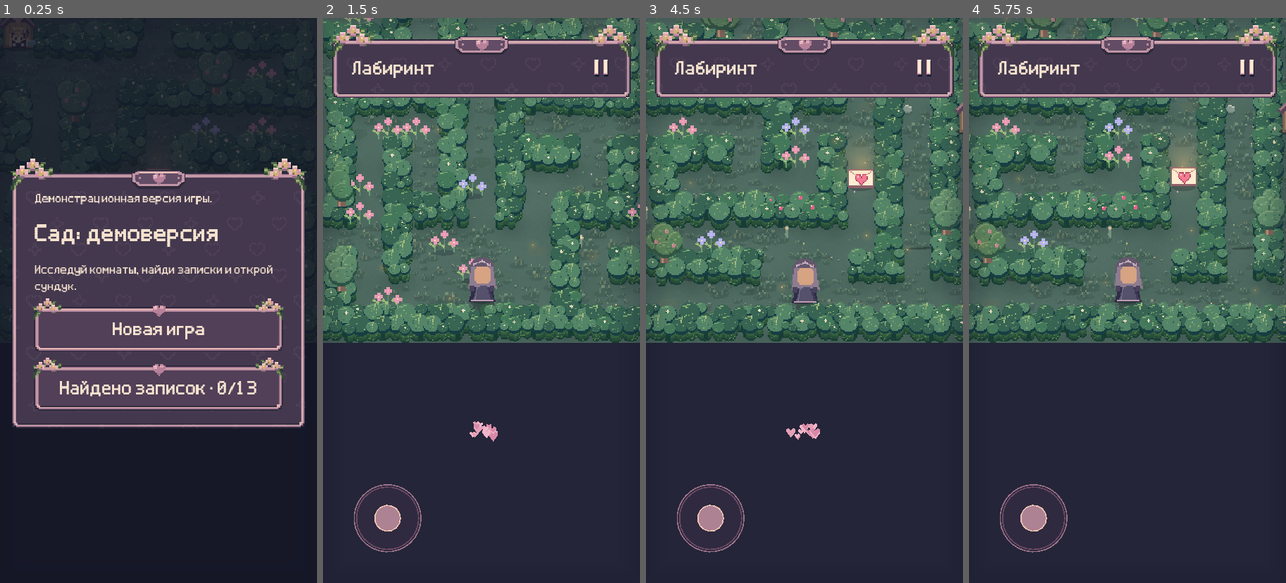
Above: before the commit, frames 1-4 (left to right).
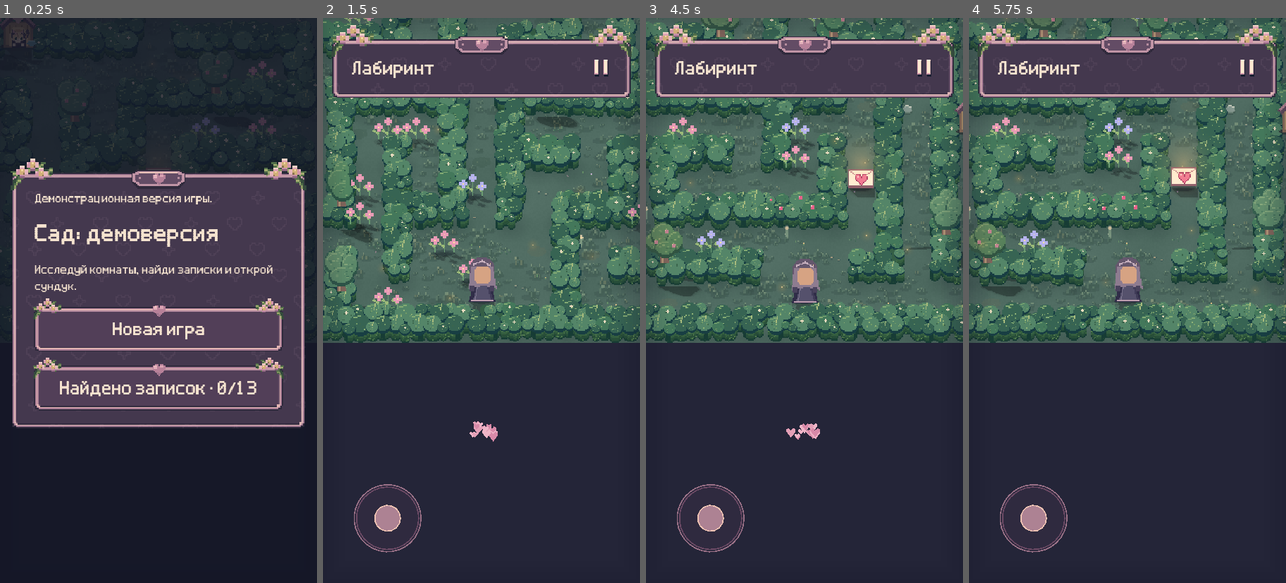
Above: after the commit, the same moments.

Repository: NQUAREx/dina-lovely
Game: Godot game, scene res://main.tscn
The game is run twice, just before and just after one commit, with the same random seed, the same clock (stepped at 60 frames per second) and the same inputs. Sound files missing from this copy of the repository are replaced by a short silence.
Inputs (mouse positions are in pixels of both pictures, inside the frame that each line leads up to):
- Up to frame 1 (0.25 s): no input
- Up to frame 2 (1.5 s): click "Новая игра" at 0.5 s; click "Пойдём" at 1.25 s
- Up to frame 3 (4.5 s): click (924, 68) at 2 s; click "Новая игра" at 2.75 s; click "Начать новую историю" at 3.5 s; click "Пойдём" at 4.25 s
- Up to frame 4 (5.75 s): move the mouse to (1197, 272) at 5.02 s; click (1197, 272) at 5.17 s

The runs differ from the first frame. In frame 2, 0.6% of the frame differs, in the area x 5-100%, y 17-48%; in frame 3, 0.4%; in frame 4, 0.4%.

Commit message:
Experiment with layered silhouette shadows and floor contact occlusion

Diff:
--- a/scripts/game.gd
+++ b/scripts/game.gd
@@ -26,6 +26,7 @@
 var companion:=preload("res://scripts/cat_companion.gd").new(self)
 var weapon_crates:=preload("res://scripts/weapon_crates.gd").new(self)
 var scene_fx:=preload("res://scripts/scene_fx.gd").new(self)
+var shadow_study:=preload("res://scripts/shadow_study.gd").new(self)
 var gate_junctions:=preload("res://scripts/gate_junctions.gd").new(self)
 var dig_quest := preload("res://scripts/dig_quest.gd").new(self)
 var note_flowers := preload("res://scripts/note_flowers.gd").new(self)
@@ -2402,6 +2403,7 @@
 	renderables.append({"kind":"player","pos":player,"id":""})
 	if not drawing_neighbor and playing and save_data.cat_tamed:renderables.append({"kind":"pet_cat","pos":companion.position,"id":"pet_cat"})
 	draw_paths()
+	shadow_study.draw(renderables)
 	world_tools.draw_ground()
 	# Fixed contact shade ties raised masonry to the ground grid. Only exposed
 	# floor edges receive it; no dynamic light or per-frame shadow projection.
--- /dev/null
+++ b/scripts/shadow_study.gd
@@ -0,0 +1,78 @@
+extends RefCounted
+## Reversible, screen-culled 2D shadow study. Cached silhouettes, no ray tracing.
+var g:Node2D
+var cache:Dictionary={}
+func _init(game:Node2D):g=game
+func textures(name:String)->Array:
+ if cache.has(name):return cache[name]
+ var texture:Texture2D
+ var rect:=Rect2(-32,-86,64,96)
+ if name=="stone":
+  texture=load("res://assets/wall_exposed.png");rect=Rect2(-32,-70,64,104)
+ elif name=="post":
+  texture=load("res://assets/junction_stone_stone_top_left.png");rect=Rect2(-48,-160,96,224)
+ elif name.begins_with("hedge_tree"):
+  texture=load("res://assets/"+name+".png");rect=Rect2(-32,-96,64,96)
+ elif g.sprites.has(name):
+  var id:int=g.sprites[name]
+  var image:Image=g.atlas.get_image().get_region(Rect2i(id%16*32,id/16*48,32,48))
+  texture=ImageTexture.create_from_image(image)
+ else:return []
+ var soft:Image=texture.get_image()
+ soft.resize(maxi(4,soft.get_width()/4),maxi(4,soft.get_height()/4),Image.INTERPOLATE_BILINEAR)
+ soft.resize(texture.get_width(),texture.get_height(),Image.INTERPOLATE_BILINEAR)
+ cache[name]=[texture,ImageTexture.create_from_image(soft),rect]
+ return cache[name]
+func stamp(name:String,world:Vector2,scale_factor:float=1.0)->void:
+ var p:Vector2=g.screen(world)
+ if not g.get_viewport_rect().grow(190).has_point(p):return
+ var data:=textures(name)
+ if data.is_empty():return
+ var reach:=.48
+ var direction:=Vector2(.48,.38)
+ # Tall forms throw longer shadows; small pickups stay near the ground.
+ if name in ["stone","post"]:reach=.65
+ var transform:=Transform2D(Vector2(1,0),Vector2(-direction.x,-reach),p)
+ var rect:Rect2=data[2]
+ rect.position*=scale_factor;rect.size*=scale_factor
+ project(data[1],rect.grow(3),transform,Color(.035,.045,.075,.16))
+ project(data[0],rect,transform,Color(.035,.045,.075,.23))
+ # Layered contact occlusion connects the silhouette to the floor.
+ for i in range(3):
+  var radius:float=(24.0-i*5)*scale_factor
+  g.draw_set_transform(p+Vector2(0,3),0,Vector2(1,.25))
+  g.draw_circle(Vector2.ZERO,radius,Color(.025,.035,.055,.07+i*.035))
+ g.draw_set_transform(Vector2.ZERO)
+func project(texture:Texture2D,rect:Rect2,transform:Transform2D,color:Color)->void:
+ var quad:=PackedVector2Array()
+ for point in [rect.position,Vector2(rect.end.x,rect.position.y),rect.end,Vector2(rect.position.x,rect.end.y)]:quad.append(transform*point)
+ var bounds:=Rect2(quad[0],Vector2.ZERO)
+ for point in quad:bounds=bounds.expand(point)
+ var offset:Vector2=g.screen(Vector2.ZERO)
+ var first:=Vector2i((bounds.position-offset)/48)-Vector2i.ONE
+ var last:=Vector2i((bounds.end-offset)/48)+Vector2i.ONE
+ var inverse:=transform.affine_inverse()
+ for y in range(maxi(0,first.y),mini(g.grid.size(),last.y+1)):
+  for x in range(maxi(0,first.x),mini(g.grid[0].length(),last.x+1)):
+   if not g.shadow_floor_cell(Vector2i(x,y)):continue
+   var p:=offset+Vector2(x,y)*48
+   var floor_quad:=PackedVector2Array([p,p+Vector2(48,0),p+Vector2(48,48),p+Vector2(0,48)])
+   for clipped in Geometry2D.intersect_polygons(quad,floor_quad):
+    var uv:=PackedVector2Array()
+    for point in clipped:uv.append((inverse*point-rect.position)/rect.size)
+    g.draw_polygon(clipped,PackedColorArray([color]),uv,texture)
+
+func draw(items:Array)->void:
+ for item in items:
+  var kind:String=item.kind
+  if kind in ["player","dug","pond","path","sprout"]:continue
+  if kind=="doorway":
+   for side in [-1,1]:stamp("post",item.pos+Vector2(side*96,0))
+   continue
+  if kind=="accessory":kind="accessory_"+str(item.accessory)
+  if kind=="stand_flashlight":kind="flashlight_rest"
+  if kind=="weapon_crate":kind="crate"
+  if kind in ["tree","tree_apples","hedge_tree","hedge_tree_apples"]:
+   var v:=posmod(floori(item.pos.x/48)*17+floori(item.pos.y/48)*7,6)
+   kind+="_variant"+str(v)
+  stamp(kind,item.pos,.65 if item.get("on_table",false) or item.get("ground_tool",false) else 1.0)
Not shown, added: scripts/shadow_study.gd.uid
Not shown, changed: PROJECT_CONTEXT.md
Not shown, added: docs/game.11bfcda9648b.pck
Not shown, removed: docs/game.ca3cd028cbdc.pck
Not shown, changed: docs/index.pck
